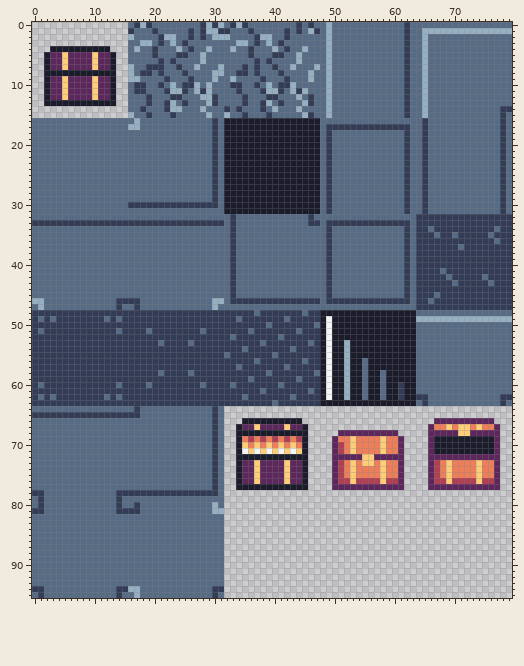
One commit to this sprite sheet: MerchantsQuest/Assets/Sprites/dungeon/spriteSheet.png. The picture above was drawn from the file before the commit.
The file is 80x96 pixels.
The result:
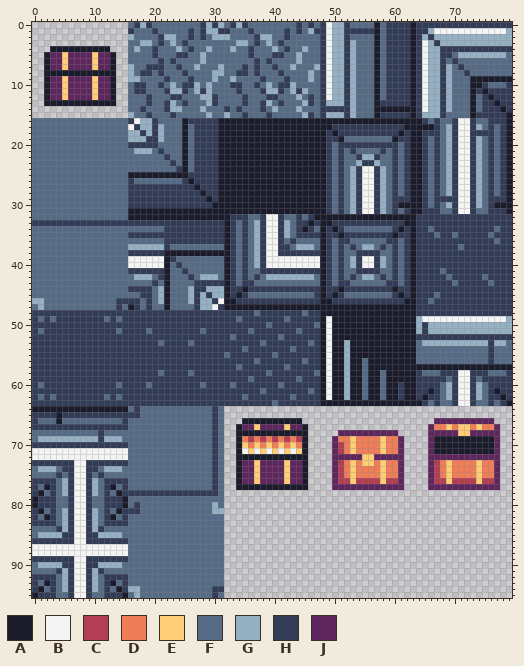
Palette (. is transparent): A #1a1c2c  B #f4f4f4  C #b13e53  D #ef7d57  E #ffcd75  F #566c86  G #94b0c2  H #333c57  J #5d275d
Changes in this commit:
Changed rows in their new state; - is an unchanged pixel.
first column x 0:
 0 ------------------------------------------------HBGGH----A-HHH-AHHHHHHHHHHHHHHHH
 1 ------------------------------------------------HBGGHHHHHA-HHH-AHH-BBBBBBBBBBBB-
 2 ------------------------------------------------HBGGH----A-HHH-AH-HGGGGGGGGGGGGG
 3 ------------------------------------------------HBGGHG---A-HHH-AHBGHGGGGGGGGGGGG
 4 ------------------------------------------------HBGGHG---A-HHH-AHBGGHHHHHHHHHHHH
 5 ------------------------------------------------HBGGHG---A-HHH-AHBGGHH-GGGGGGGG-
 6 ------------------------------------------------HBGGHG---A-HHH-AHBGGH-H---------
 7 ------------------------------------------------HBGGHG---A-HHH-AHBGGHG-H--------
 8 ------------------------------------------------HBGGHG---A-HHH-AHBGGHG--H-------
 9 ------------------------------------------------HBGGHG---A-HHH-AHBGGHG---AAAAAAA
10 ------------------------------------------------HBGGHG---A-HHH-AHBGGHG---AAH---H
11 ------------------------------------------------HBGGHG---A-HHH-AHBGGHG---AHAHHHH
12 ------------------------------------------------HBGGHG---A-HHH-AHBGGHG---A-HAHHH
13 ------------------------------------------------H-GGHG---AHHHH-AHBGGHG---A-HHAHH
14 ------------------------------------------------HHHHHG---AAAAAAAHBGGHG---A-HHHA-
15 ------------------------------------------------H-GGHG---AHHHH-AH-GGH----AHHHH-A
16 ----------------HBGGH----AHHHH-A----------------AAAAAAAAAAAAAAAAA--H--HBBH--HH-A
17 ----------------BHGGHG---A-HHH-A----------------AA------------AAAAAH-GHBBHG-H--A
18 ----------------GGHGHG---A-HHH-A----------------A-AHHHHHHHHHHA-AA-HH-GHBBHHHH--A
19 ----------------GGGHHG---A-HHH-A----------------A-HA--------AH-AA--H-GHBBHG-H--A
20 ----------------HHHHH----A-HHH-A----------------A--HHHHHHHHHH--AA--H-GHBBHG-H--A
21 -----------------GGG-H---A-HHH-A----------------A--H-H----H-H--AA--H-GHBBHG-H--A
22 ----------------------H--A-HHH-A----------------A--H--HGGH--H--AA--H-GHBBHG-H--A
23 -----------------------H-A-HHH-A----------------A--H--GHHG--H--AA--H-GHBBHG-H--A
24 ------------------------HA-HHH-A----------------A--H-GHBBHG-H--AA--H-GHBBHG-H--A
25 ----------------AAAAAAAAAAHHHH-A----------------A--H-GHBBHG-H--AA--H-GHBBHG-H--A
26 ----------------H--------HAHHH-A----------------A--H-GHBBHG-H--AA--H-GHBBHG-H--A
27 ----------------HHHHHHHHHHHAHH-A----------------A--H-GHBBHG-H--AA--H-GHBBHG-H--A
28 ----------------HHHHHHHHHHHHAH-A----------------A--H-GHBBHG-H--AA--H-GHBBHG-H--A
29 ----------------HHHHHHHHHHHHHA-A----------------A--H-GHBBHG-HH-AA--HHHHBBHG-HH-A
30 ------------------------------AA----------------A--H-GHBBHG-HAAAA--H-GHBBHG-HAAA
31 ----------------AAAAAAAAAAAAAAAA----------------A--H-GHBBHG-H--AA-HH--HBBH--HH-A
32 ----------------AAAAAAAAAAAAAAAAA-HH--HBBH--H--AAAAAAAAAAAAAAAAA----------------
33 --------------------------------A--H-GHBBHG-HHA-AA------------AA----------------
34 ----------------------HHHHHHHHHHA--H-GHBBHG-HAH-A-AH--------HA-A----------------
35 ----------------HHHHHHHHHHHHHHHHA--H-GHBBHG-HHHHA-HAHHHHHHHHAH-A----------------
36 ----------------------HHHHHHHHHHA--H-GHBBH-H----A--HH------HH--A----------------
37 ----------------GGGGGGH---------A--H-GHBBHH-GGG-A--H-H-GG-H-H--A----------------
38 ----------------HHHHHHAAAAAAAAAAA--H-GHBBHHHHHHHA--H--HHHH--H--A----------------
39 ----------------BBBBBBAH--------A--H-GHBBBBBBBBBA--H-GHBBHG-H--A----------------
40 ----------------BBBBBBA-H-------A--H-GHBBBBBBBBBA--H-GHBBHG-H--A----------------
41 ----------------HHHHHHA--H------A--H--HHHHHHHHHHA--H--HHHH--H--A----------------
42 -----------------GGG-HA---H-GGG-A--H-H-GGGGGGGG-A--H-H-GG-H-H--A----------------
43 --------------------H-A----HHHHHA--HH-----------A--HH------HH--A----------------
44 ----------------HHHH-GA---GHHGGGA-HAHHHHHHHHHHHHA-HAHHHHHHHHAH-A----------------
45 ------------------HH-GA---GHGHGGA-AH-----------HA-AH--------HA-A----------------
46 -------------------H-GA---GHGGHBAA--------------AA------------AA----------------
47 ----------------A--H--A----HGGBHAAAAAAAAAAAAAAAAAAAAAAAAAAAAAAAA----------------
48 ----------------------------------------------------------------HHHHHHHHHHHHHHHH
49 -----------------------------------------------------------------BBBBBBBBBBBBBB-
50 ----------------------------------------------------------------GHGGGGGGGGGGGGGG
51 ----------------------------------------------------------------GHGGGGGGGGGGGGGG
52 ----------------------------------------------------------------HHHHHHHHHHHHHHHH
53 -----------------------------------------------------------------GGGGGGGGGGGHGG-
54 ----------------------------------------------------------------------------H---
55 ----------------------------------------------------------------------------H---
56 ----------------------------------------------------------------------------H---
57 ----------------------------------------------------------------AAAAAAAAAAAAAAAA
58 ----------------------------------------------------------------H---HHHBBHHH---H
59 ----------------------------------------------------------------HHHHH-HBBH-HHHHH
60 ----------------------------------------------------------------HHHH-GHBBHG-HHHH
61 ----------------------------------------------------------------HHAH-GHBBHG-HAHH
62 -----------------------------------------------------------------AHH-GHBBHG-HHA-
63 ----------------------------------------------------------------A--H--HBBH--H--A
64 AAAAAAAAAAAAAAAA----------------------------------------------------------------
65 ----A---------------------------------------------------------------------------
66 H---A----------H----------------------------------------------------------------
67 HHHHHHHHHHHHHHHH----------------------------------------------------------------
68 -----------H--------------------------------------------------------------------
69 -GGGGGGGGGGHGGG-----------------------------------------------------------------
70 HHHHHHHHHHHHHHHH----------------------------------------------------------------
71 BBBBBBBBBBBBBBBB----------------------------------------------------------------
72 BBBBBBBBBBBBBBBB----------------------------------------------------------------
73 HHHHHHHBBHHHHHHH----------------------------------------------------------------
74 -GGG-HHBBHH-GGG-----------------------------------------------------------------
75 ----H-HBBH-H--------------------------------------------------------------------
76 HHHH-GHBBHG-HHHH----------------------------------------------------------------
77 H-AH-GHBBHG-HA-H----------------------------------------------------------------
78 -A-H-GHBBHG-H-A-----------------------------------------------------------------
79 A-HH--HBBH--HH-A----------------------------------------------------------------
80 A-HH--HBBH--HH-A----------------------------------------------------------------
81 -A-H-GHBBHG-H-A-----------------------------------------------------------------
82 H-AH-GHBBHG-HA-H----------------------------------------------------------------
83 HHHH-GHBBHG-HHHH----------------------------------------------------------------
84 ----HGHBBHGH--------------------------------------------------------------------
85 -GGGGHHBBHHGGGG-----------------------------------------------------------------
86 HHHHHHHBBHHHHHHH----------------------------------------------------------------
87 BBBBBBBBBBBBBBBB----------------------------------------------------------------
88 BBBBBBBBBBBBBBBB----------------------------------------------------------------
89 HHHHHHHBBHHHHHHH----------------------------------------------------------------
90 -GGGGHHBBHHGGGG-----------------------------------------------------------------
91 ----HGHBBHGH--------------------------------------------------------------------
92 HHHH-GHBBHG-HHHH----------------------------------------------------------------
93 H-AH-GHBBHG-HA-H----------------------------------------------------------------
94 -A-H-GHBBHG-H-A-----------------------------------------------------------------
95 A-HH--HBBH--HH-A----------------------------------------------------------------
Changed places in both pictures, as pixel boxes (x1, y1, x2, y2):
changed: (128, 22, 512, 406)
changed: (32, 406, 128, 598)
